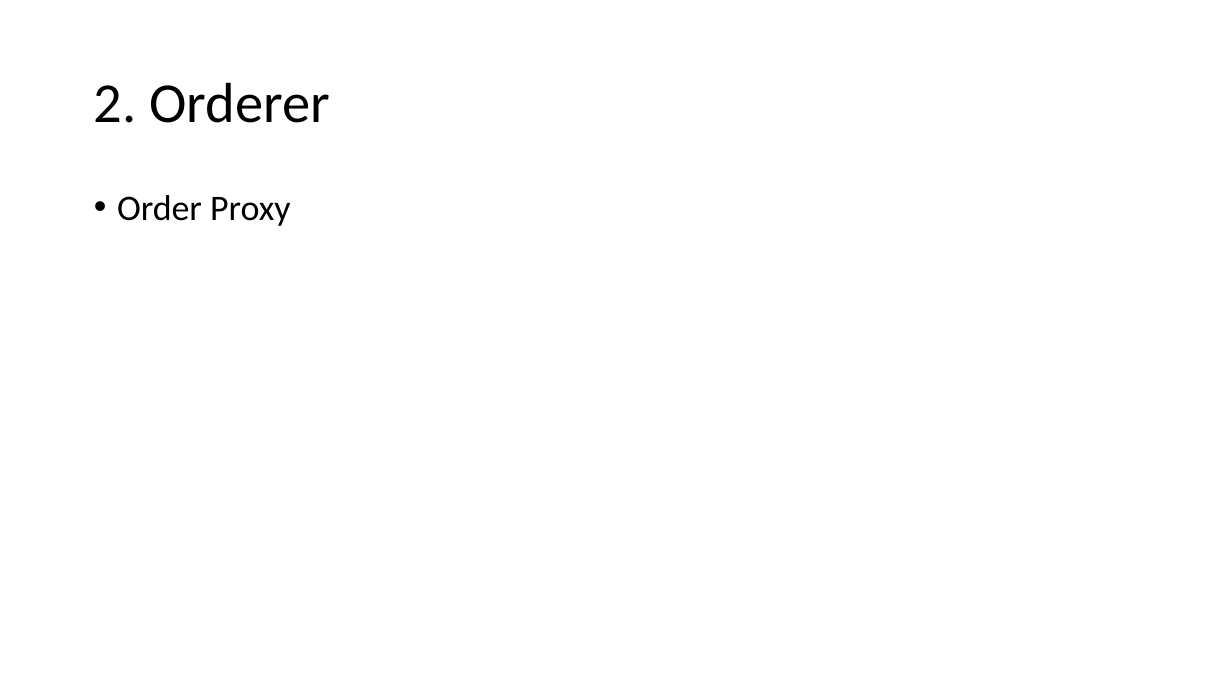
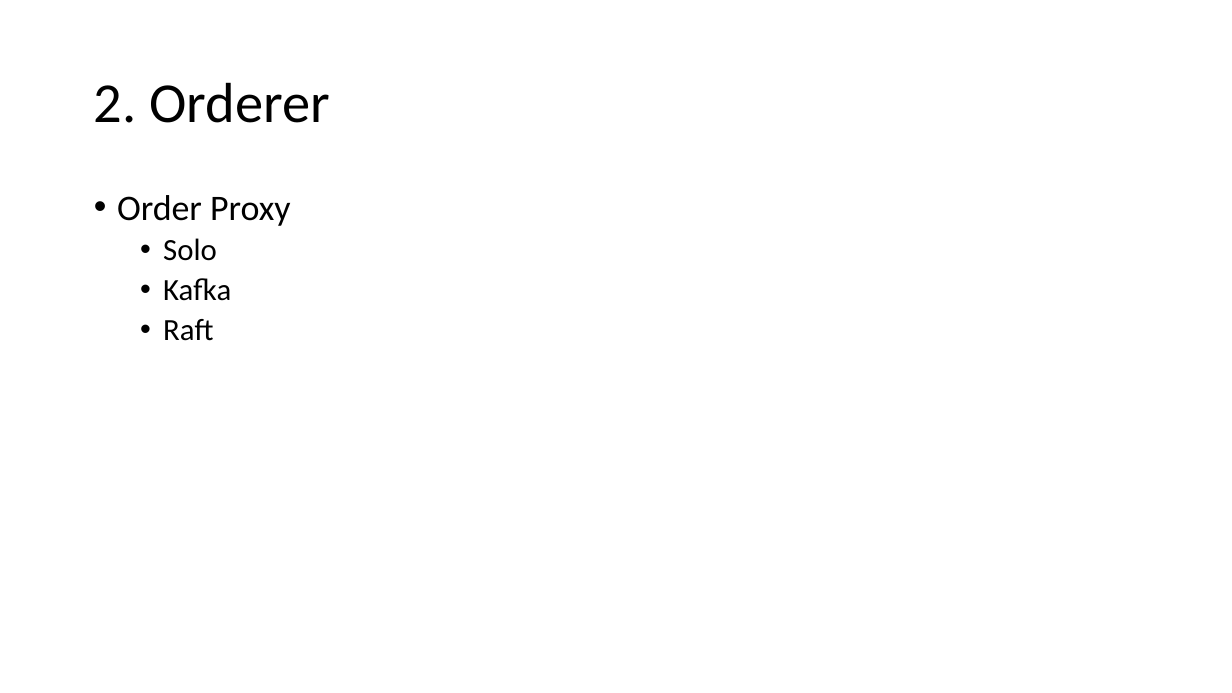
Before and after one commit to freekatz/Blockchain-Notes, a slide deck: slide 13 of fabric notes/【2020.12.26】Fabric Network Runtime Architecture.pptx (slide 15 before the commit). Drawn at 1232x693 pixels with LibreOffice and Linux fonts; fonts in the diff are those of the drawing. Boxes give left, top, right and bottom in pixels: in the first picture for what was removed or moved away, otherwise in the second. Text is boxed around its words. In the diff, an @@ line names an element or a change of style, - is before the commit and + after.

```diff
--- a/fabric notes/【2020.12.26】Fabric Network Runtime Architecture.pptx
+++ b/fabric notes/【2020.12.26】Fabric Network Runtime Architecture.pptx
@@ text at [163, 238, 231, 341]: paragraphs added @@
+  • Solo
+  • Kafka
+  • Raft
```
Also in this commit, not shown: 7 other slides changed, 6 slides removed, 8 other files.
